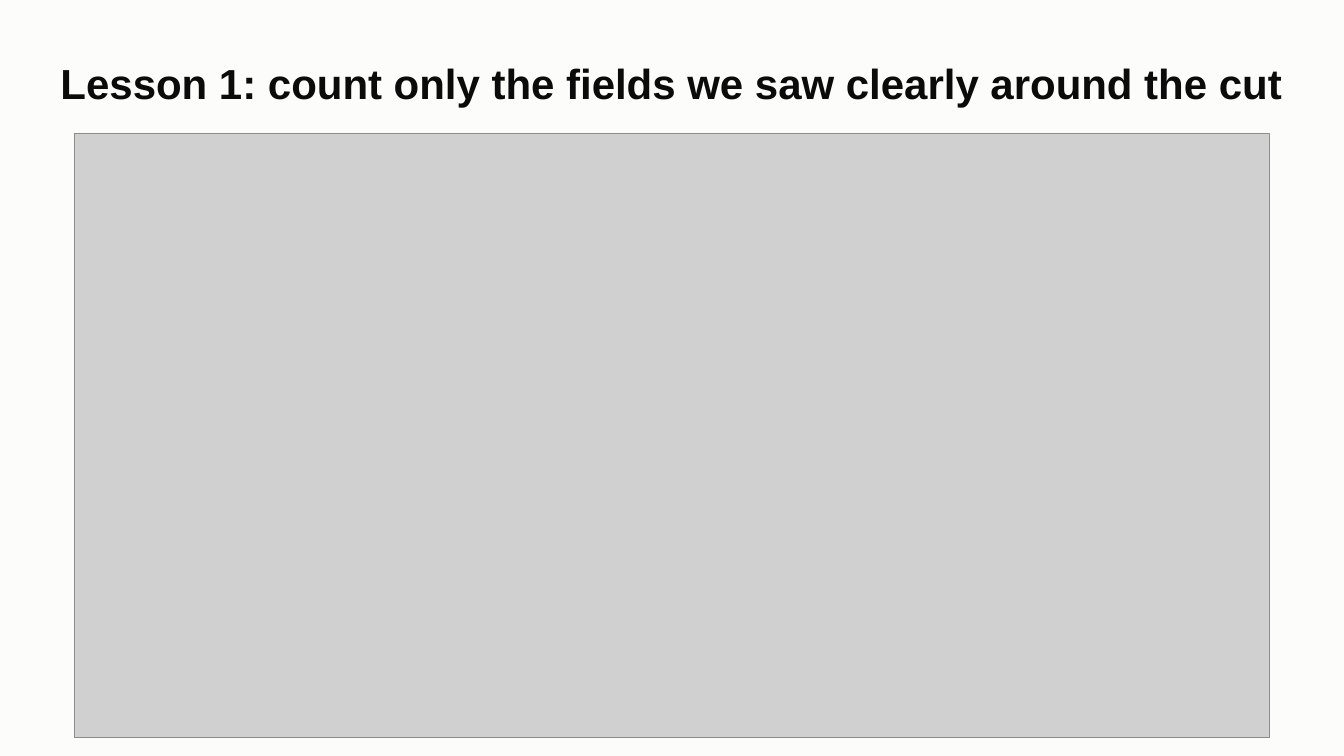
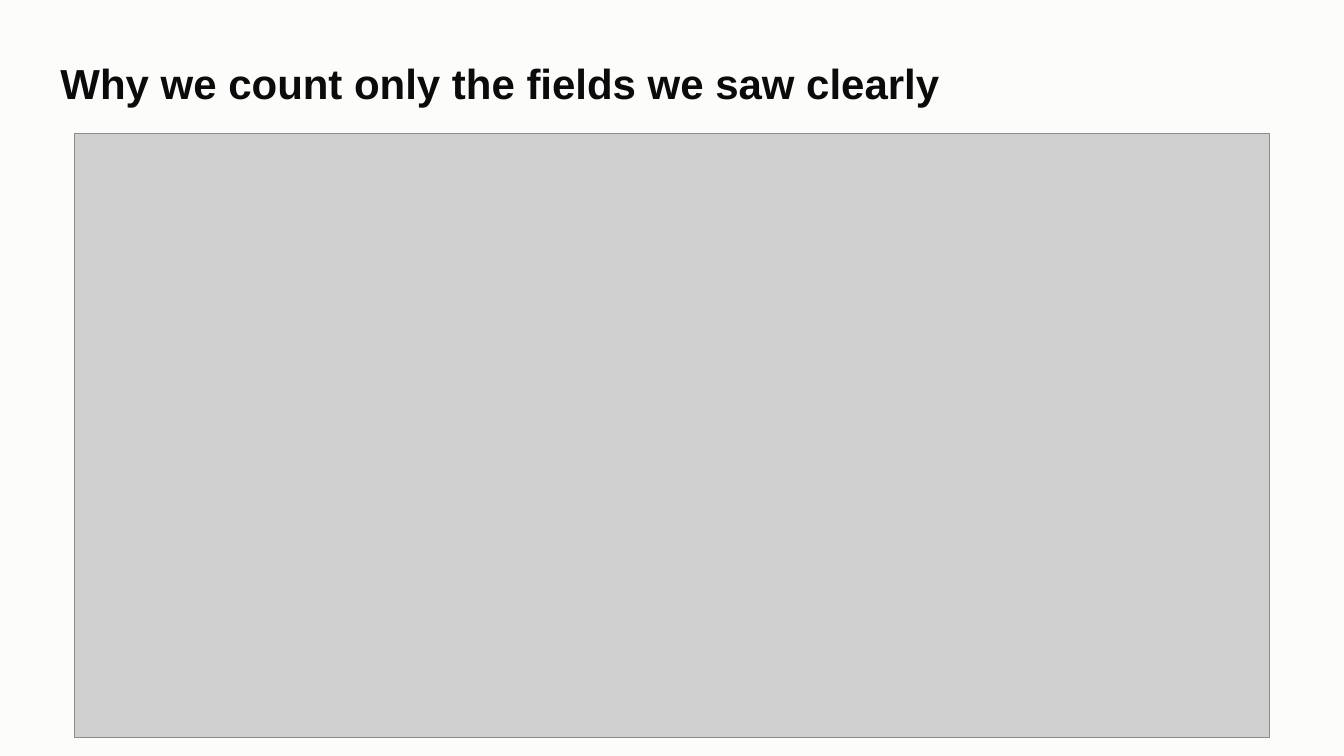
Before and after one commit to ChenSiyun1234/FieldVision, a slide deck: slide 14 of handoff/presentation/FieldVision_model_story.pptx (slide 8 before the commit). Drawn at 1344x756 pixels with LibreOffice and Linux fonts; fonts in the diff are those of the drawing; grey boxes stand for pictures. Boxes give left, top, right and bottom in pixels: in the first picture for what was removed or moved away, otherwise in the second. Text is boxed around its words. In the diff, an @@ line names an element or a change of style, - is before the commit and + after.

```diff
--- a/handoff/presentation/FieldVision_model_story.pptx
+++ b/handoff/presentation/FieldVision_model_story.pptx
@@ title at bbox=[60, 68, 939, 107]: text changed @@
-Lesson 1: count only the fields we saw clearly around the cut
+Why we count only the fields we saw clearly
```
Also in this commit, not shown: 9 other slides changed, 9 slides added, 5 slides removed, 2 other files.
